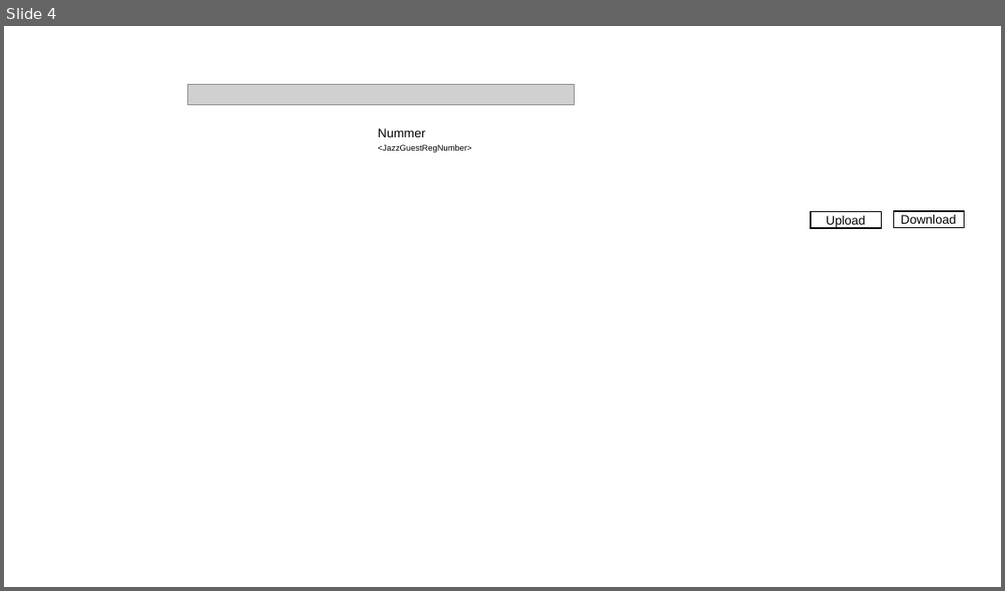
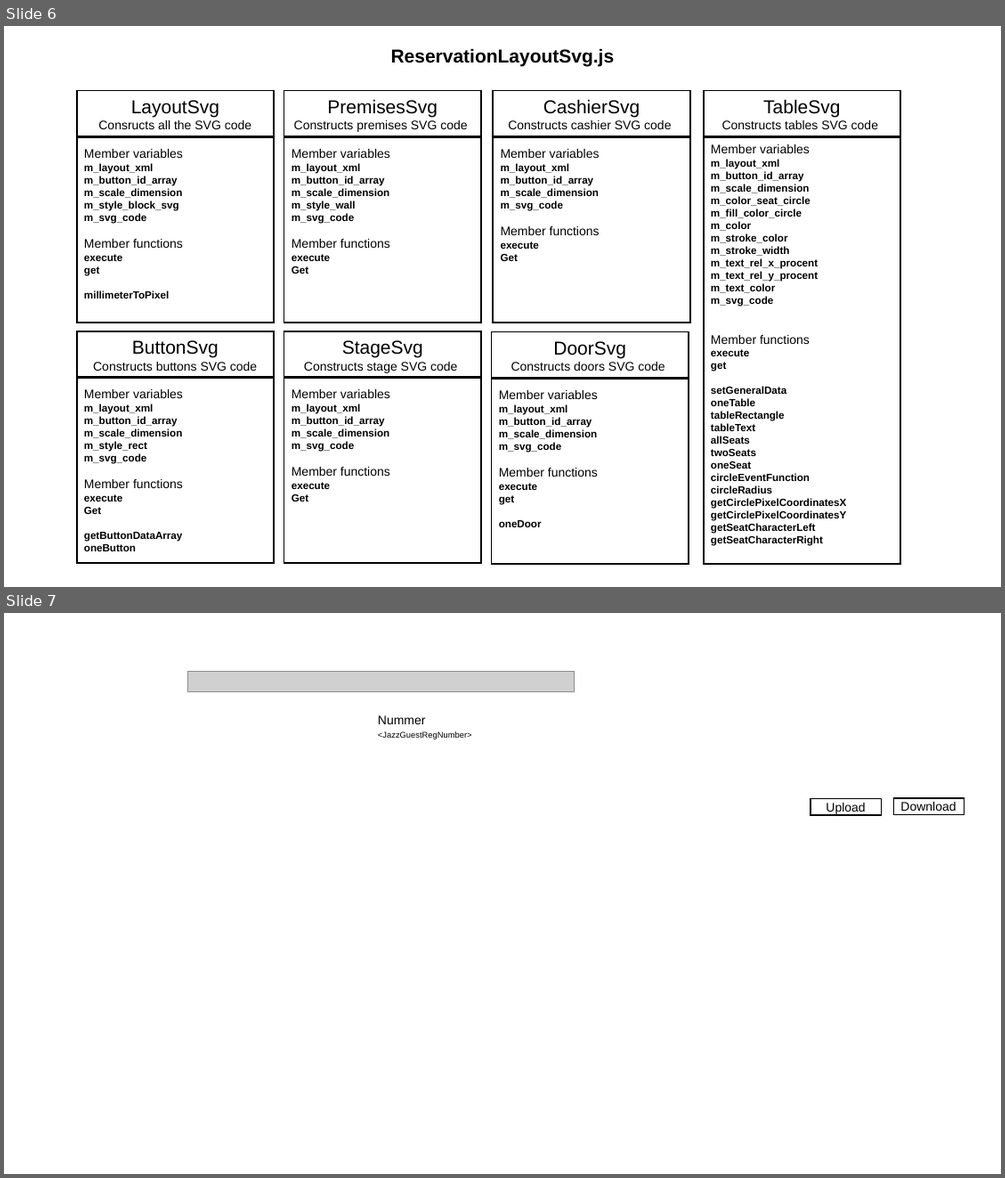
Before and after one commit to JazzLiveAarau/WwwReservationLayout, a slide deck: Description/ReservationLayout.pptx. Shown one above the other, each under a label of ours: slide 4 before the commit, slides 6 and 7 after it. The pictures are 1005x591 and 1005x1178 pixels, drawn with LibreOffice and Linux fonts; fonts in the diff are those of the drawing; grey boxes stand for pictures. Boxes give left, top, right and bottom in pixels: in the first picture for what was removed or moved away, otherwise in the second. Text is boxed around its words. In the diff, an @@ line names an element or a change of style, - is before the commit and + after.

```diff
--- a/Description/ReservationLayout.pptx
+++ b/Description/ReservationLayout.pptx
@@ slide 6 added at box(4, 26, 1001, 587), background #FFFFFF @@
@@ text added at box(391, 48, 615, 66), 18 pt, text #000000, bold @@
+ReservationLayoutSvg.js
@@ rectangle added at box(77, 90, 274, 136), outline #000000 1.5 pt, 12 pt, text #000000 @@
+LayoutSvg
+Consructs all the SVG code
@@ rectangle added at box(284, 90, 482, 136), outline #000000 1.5 pt, 12 pt, text #000000 @@
+PremisesSvg
+Constructs premises SVG code
@@ rectangle added at box(493, 90, 690, 136), outline #000000 1.5 pt, 12 pt, text #000000 @@
+CashierSvg
+Constructs cashier SVG code
@@ rectangle added at box(704, 90, 900, 136), outline #000000 1.5 pt, 12 pt, text #000000 @@
+TableSvg
+Constructs tables SVG code
@@ rectangle added at box(77, 136, 274, 323), outline #000000 1.5 pt, 10 pt, text #000000, bold @@
+Member variables
+m_layout_xml
+m_button_id_array
+m_scale_dimension
+m_style_block_svg
+m_svg_code
+Member functions
+execute
+get
+millimeterToPixel
@@ rectangle added at box(284, 136, 482, 323), outline #000000 1.5 pt, 10 pt, text #000000, bold @@
+Member variables
+m_layout_xml
+m_button_id_array
+m_scale_dimension
+m_style_wall
+m_svg_code
+Member functions
+execute
+Get
@@ rectangle added at box(493, 136, 690, 323), outline #000000 1.5 pt, 10 pt, text #000000, bold @@
+Member variables
+m_layout_xml
+m_button_id_array
+m_scale_dimension
+m_svg_code
+Member functions
+execute
+Get
@@ rectangle added at box(704, 136, 900, 564), outline #000000 1.5 pt, 10 pt, text #000000, bold @@
+Member variables
+m_layout_xml
+m_button_id_array
+m_scale_dimension
+m_color_seat_circle
+m_fill_color_circle
+m_color
+m_stroke_color
+m_stroke_width
+m_text_rel_x_procent
+m_text_rel_y_procent
+m_text_color
+m_svg_code
+Member functions
+execute
+get
+setGeneralData
+oneTable
+tableRectangle
+tableText
+allSeats
+twoSeats
+oneSeat
+circleEventFunction
+circleRadius
+getCirclePixelCoordinatesX
+getCirclePixelCoordinatesY
+getSeatCharacterLeft
+getSeatCharacterRight
@@ rectangle added at box(77, 331, 274, 378), outline #000000 1.5 pt, 12 pt, text #000000 @@
+ButtonSvg
+Constructs buttons SVG code
@@ rectangle added at box(284, 331, 482, 378), outline #000000 1.5 pt, 12 pt, text #000000 @@
+StageSvg
+Constructs stage SVG code
@@ rectangle added at box(492, 332, 689, 378), outline #000000 1.5 pt, 12 pt, text #000000 @@
+DoorSvg
+Constructs doors SVG code
@@ rectangle added at box(77, 377, 274, 563), outline #000000 1.5 pt, 10 pt, text #000000, bold @@
+Member variables
+m_layout_xml
+m_button_id_array
+m_scale_dimension
+m_style_rect
+m_svg_code
+Member functions
+execute
+Get
+getButtonDataArray
+oneButton
@@ rectangle added at box(284, 377, 482, 563), outline #000000 1.5 pt, 10 pt, text #000000, bold @@
+Member variables
+m_layout_xml
+m_button_id_array
+m_scale_dimension
+m_svg_code
+Member functions
+execute
+Get
@@ rectangle added at box(492, 378, 689, 564), outline #000000 1.5 pt, 10 pt, text #000000, bold @@
+Member variables
+m_layout_xml
+m_button_id_array
+m_scale_dimension
+m_svg_code
+Member functions
+execute
+get
+oneDoor
@@ what was slide 4 is now slide 7 @@
```
Also in this commit, not shown: 2 other slides added, 1 slide removed, 8 other files.
